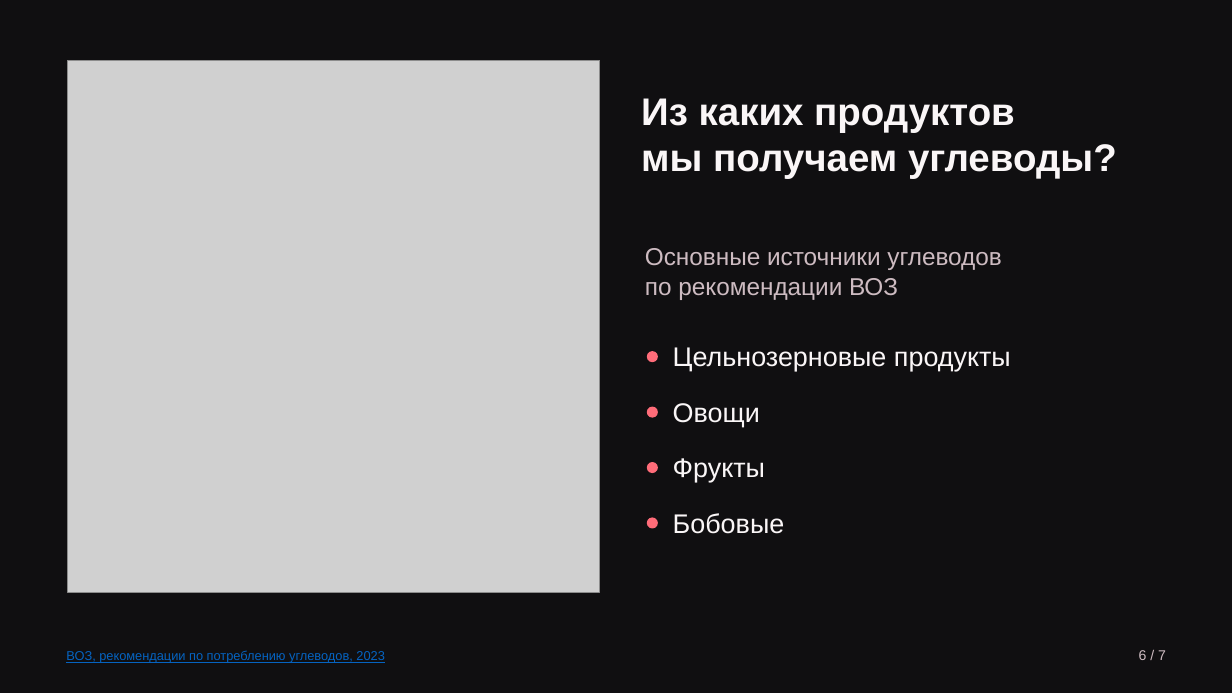
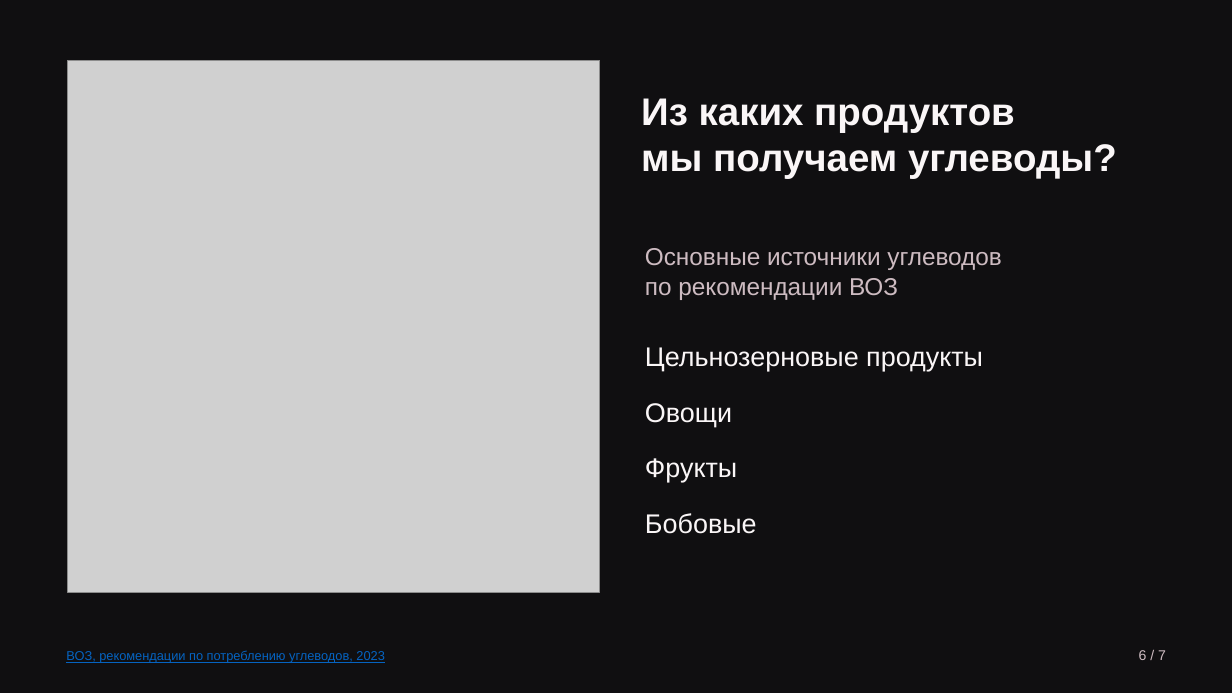
Before and after one commit to vetementaI/presentations, a slide deck: slide 6 of Углеводы и мозг.pptx. Drawn at 1232x693 pixels with LibreOffice and Linux fonts; fonts in the diff are those of the drawing; grey boxes stand for pictures. Boxes give left, top, right and bottom in pixels: in the first picture for what was removed or moved away, otherwise in the second. Text is boxed around its words. In the diff, an @@ line names an element or a change of style, - is before the commit and + after.

```diff
--- a/Углеводы и мозг.pptx
+++ b/Углеводы и мозг.pptx
@@ text "Цельнозерновые продукты": place and size @@
-text "Цельнозерновые продукты" at [673, 347, 1011, 372]
+text "Цельнозерновые продукты" at [645, 347, 983, 372]
@@ ellipse removed at [647, 351, 658, 362] @@
@@ text "Овощи": place and size @@
-text "Овощи" at [673, 403, 760, 427]
+text "Овощи" at [645, 403, 732, 427]
@@ ellipse removed at [647, 407, 658, 418] @@
@@ text "Фрукты": place and size @@
-text "Фрукты" at [673, 458, 765, 482]
+text "Фрукты" at [645, 458, 737, 482]
@@ ellipse removed at [647, 462, 658, 473] @@
@@ text "Бобовые": place and size @@
-text "Бобовые" at [673, 513, 785, 534]
+text "Бобовые" at [645, 513, 757, 534]
@@ ellipse removed at [647, 518, 658, 529] @@
```
Also in this commit, not shown: 3 other slides changed.
